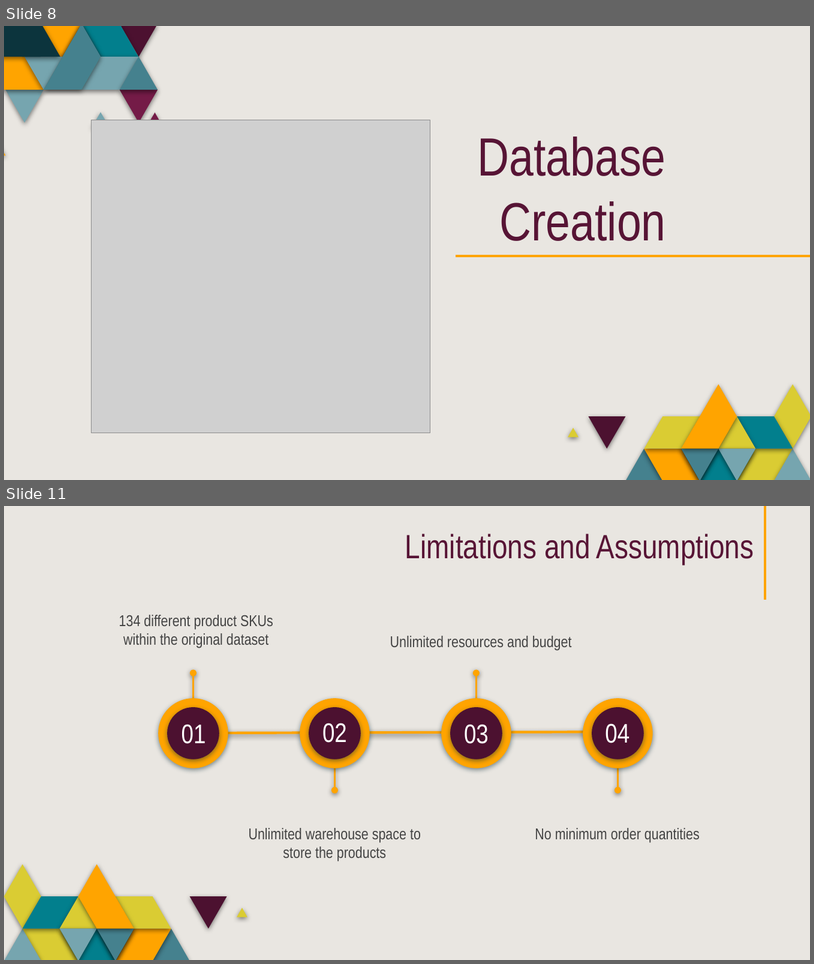
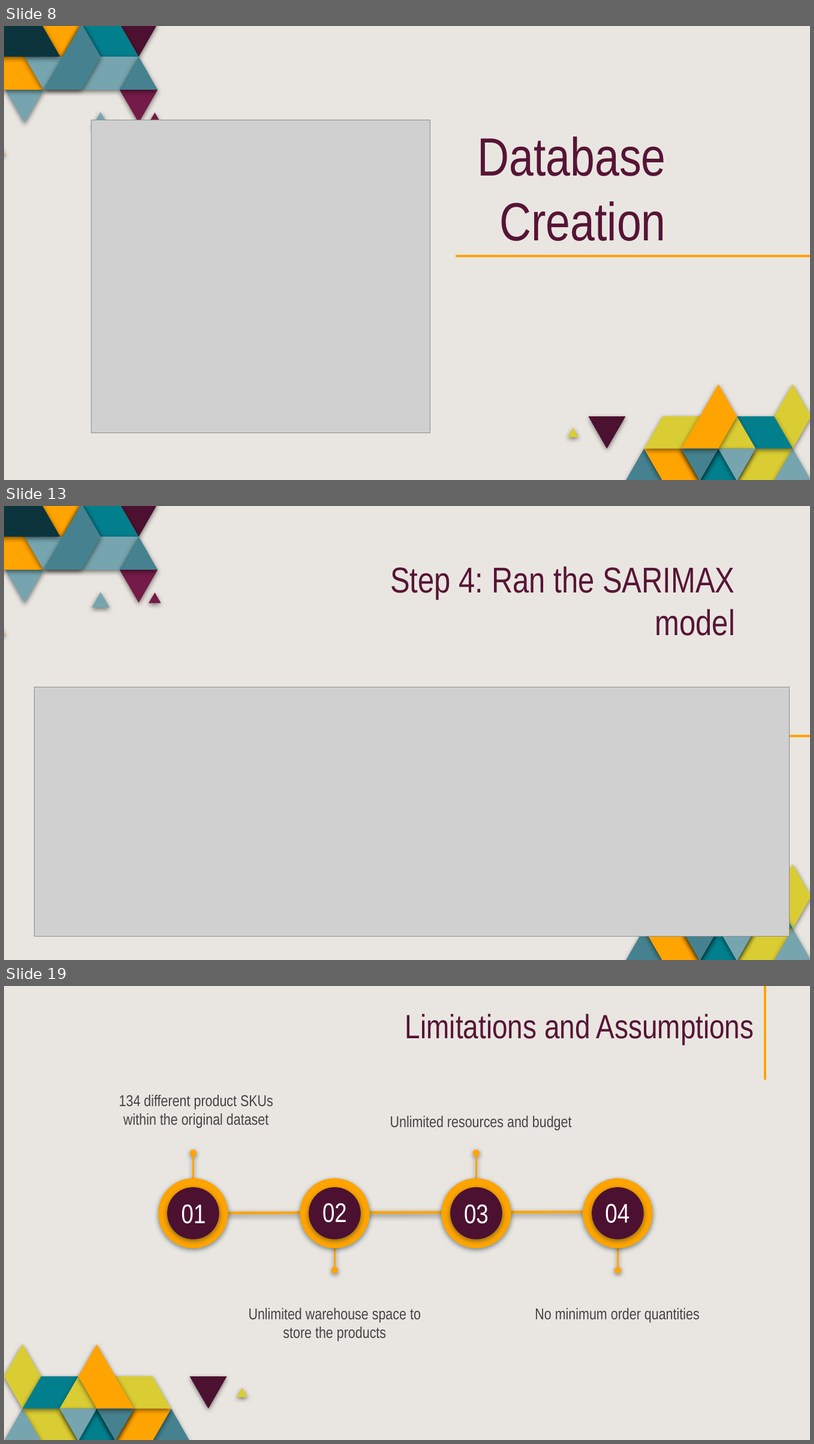
Before and after one commit to saraparveen26/Sales-Volume-Forecasting, a slide deck: Project_Presentation/PowerPoint Presentation1.pptx. Shown one above the other, each under a label of ours: slides 8 and 11 before the commit, slides 8, 13 and 19 after it; the slides between them are not shown. The pictures are 814x964 and 814x1444 pixels, drawn with LibreOffice and Linux fonts; fonts in the diff are those of the drawing; grey boxes stand for pictures. Boxes give left, top, right and bottom in pixels: in the first picture for what was removed or moved away, otherwise in the second. Text is boxed around its words. In the diff, an @@ line names an element or a change of style, - is before the commit and + after.

Commit message:
slides updated + images added

```diff
--- a/Project_Presentation/PowerPoint Presentation1.pptx
+++ b/Project_Presentation/PowerPoint Presentation1.pptx
@@ slide 13 added at bbox=[4, 506, 810, 960], background #E9E6E1; not listed: 37 template elements that a slide beside it also shows @@
@@ title added at bbox=[390, 566, 735, 636], 32 pt, text #571435 @@
+Step 4: Ran the SARIMAX model
@@ picture added at bbox=[35, 687, 790, 936] @@
@@ what was slide 11 is now slide 19 @@
```
Also in this commit, not shown: 1 slide changed, 8 other slides added, 1 slide removed, 17 other files.
